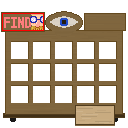
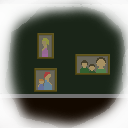
Revision of a layered (128, 128) image; what changed, layer by layer:
removed layer "Layer 7" over box(30, 14, 43, 30)
removed layer "Layer 8" over box(85, 14, 125, 30)
painted on "Layer 5" over box(1, 12, 106, 90)
painted on "Layer 3" over box(2, 11, 126, 126)
painted on "Layer 4" over box(10, 35, 118, 122)
added layer "Layer 2" above "Layer 1 copy" over box(34, 33, 110, 92)
added layer "Layer 1 copy" above "Layer 1 copy 2" over box(0, 98, 128, 128)
added layer "Layer 1 copy 2" above "Layer 1" over box(0, 0, 128, 98)
added layer "Layer 1" above "Background" over box(0, 0, 128, 94)
